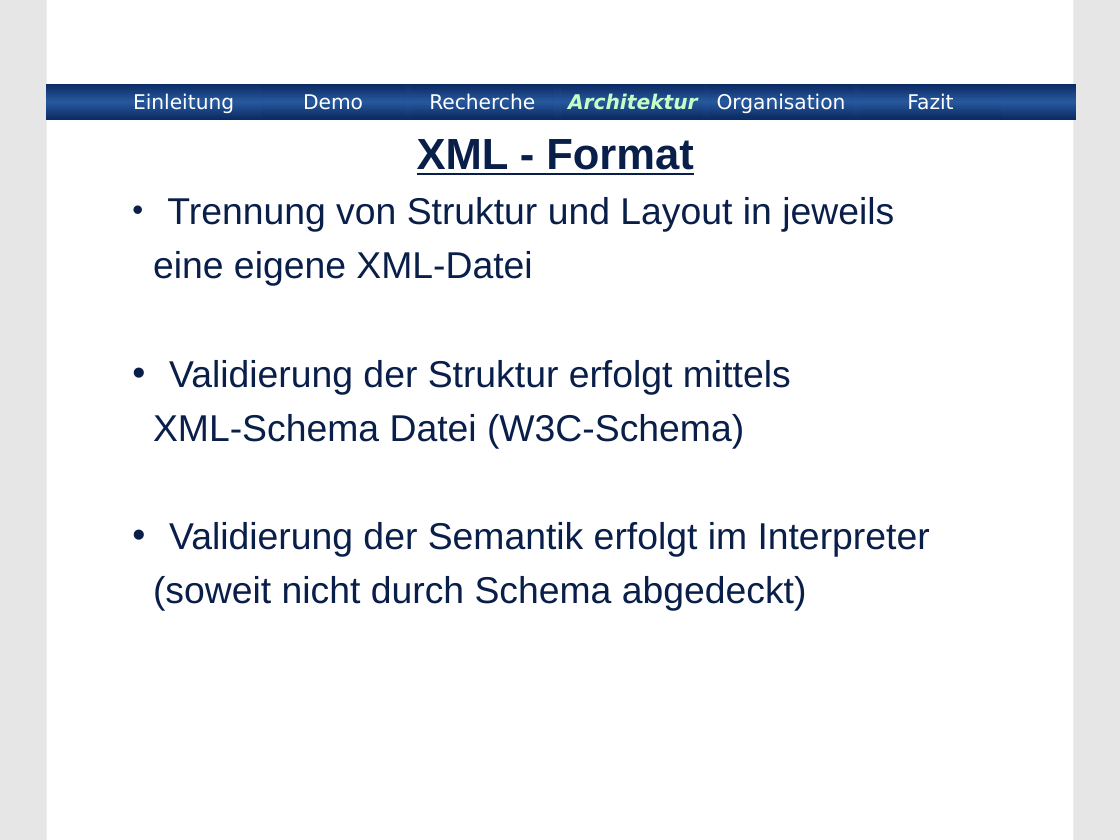
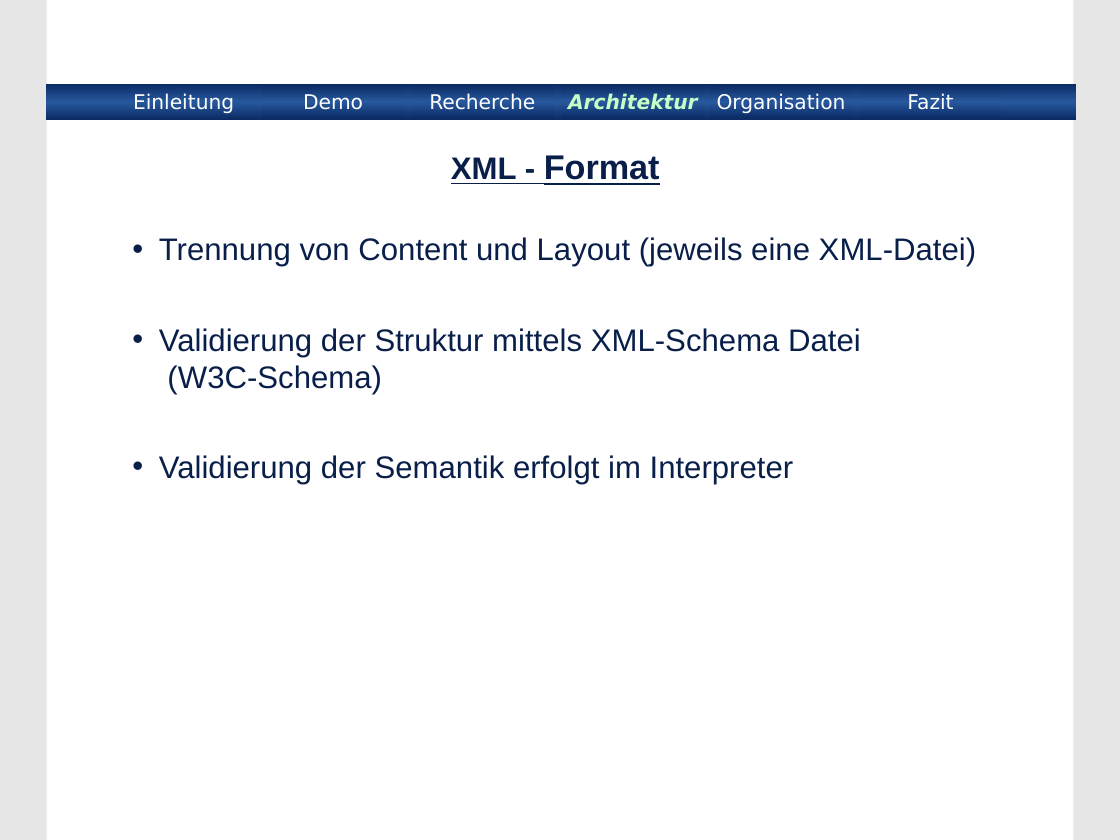
Before and after one commit to BackupTheBerlios/xmlinterface, a slide deck: slide 11 of xmlinterface/project/Praesentation/xmlinterface.ppt (slide 12 before the commit). Drawn at 1120x840 pixels with LibreOffice and Linux fonts; fonts in the diff are those of the drawing; background and template pictures are left out. Boxes give left, top, right and bottom in pixels: in the first picture for what was removed or moved away, otherwise in the second. Text is boxed around its words. In the diff, an @@ line names an element or a change of style, - is before the commit and + after.

```diff
--- a/xmlinterface/project/Praesentation/xmlinterface.ppt
+++ b/xmlinterface/project/Praesentation/xmlinterface.ppt
@@ title "XML - Format": place and size @@
-title "XML - Format" at [417, 139, 693, 175]
+title "XML - Format" at [451, 155, 660, 185]
@@ title "XML - Format" at [451, 155, 660, 185]: size 28 to 20 pt in "XML -"; size 28 to 22 pt in "Format" @@
@@ subtitle "Trennung von Content und Layout ...": place and size @@
-subtitle "Trennung von Content und Layout ..." at [153, 197, 930, 611]
+subtitle "Trennung von Content und Layout ..." at [159, 237, 976, 484]
@@ subtitle at [159, 237, 976, 394]: text changed; size 24 to 20 pt @@
-• Trennung von Struktur und Layout in jeweils
-eine eigene XML-Datei
-• Validierung der Struktur erfolgt mittels
-XML-Schema Datei (W3C-Schema)
+• Trennung von Content und Layout (jeweils eine XML-Datei)
+• Validierung der Struktur mittels XML-Schema Datei
+  (W3C-Schema)
@@ subtitle at [159, 455, 794, 484]: size 24 to 20 pt in "Validierung der Semantik erfolgt im Interpreter"; less space between paragraphs @@
@@ subtitle at [153, 576, 807, 611]: paragraph removed @@
-(soweit nicht durch Schema abgedeckt)
```
Also in this commit, not shown: 13 other slides changed, 2 slides added, 3 slides removed.
